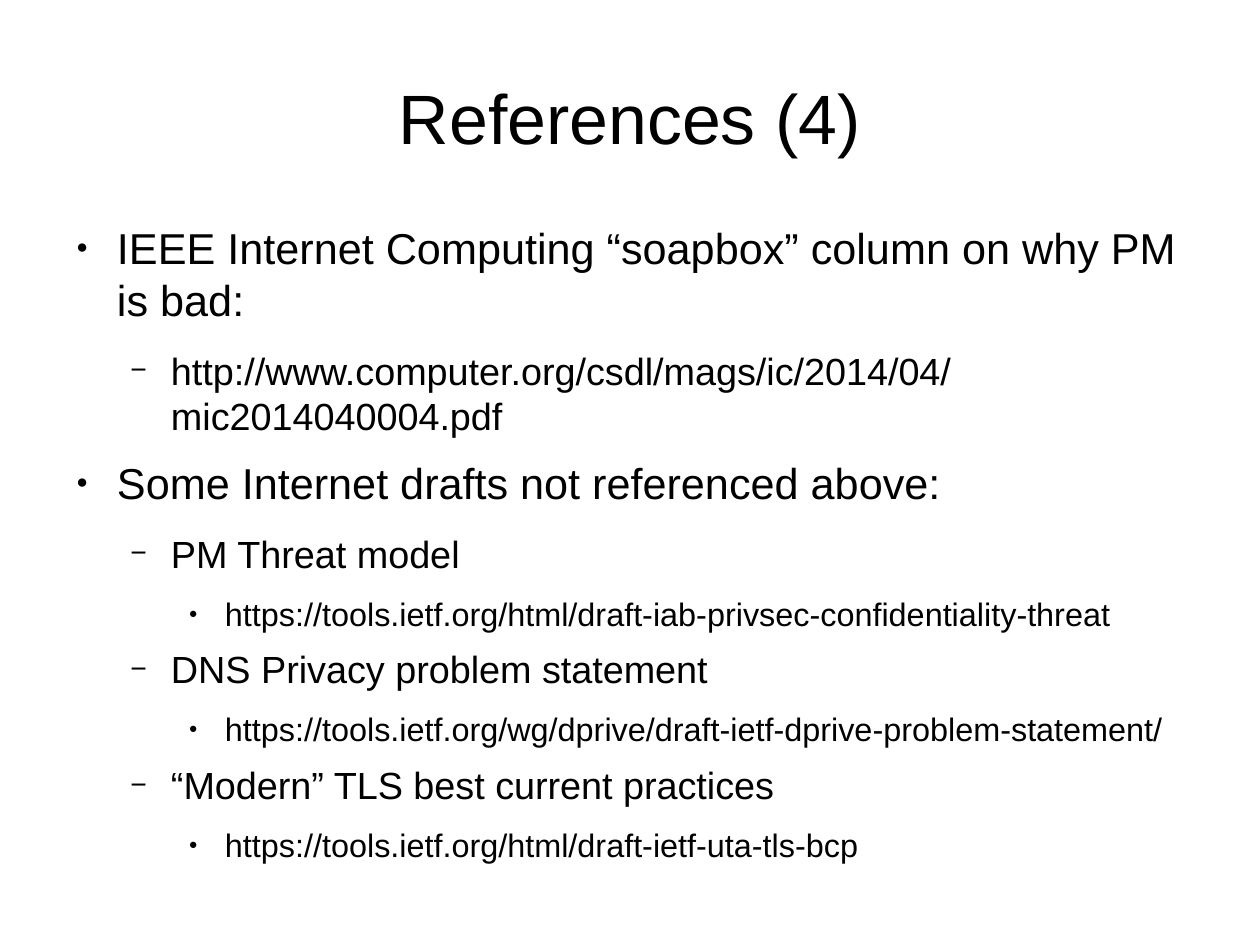
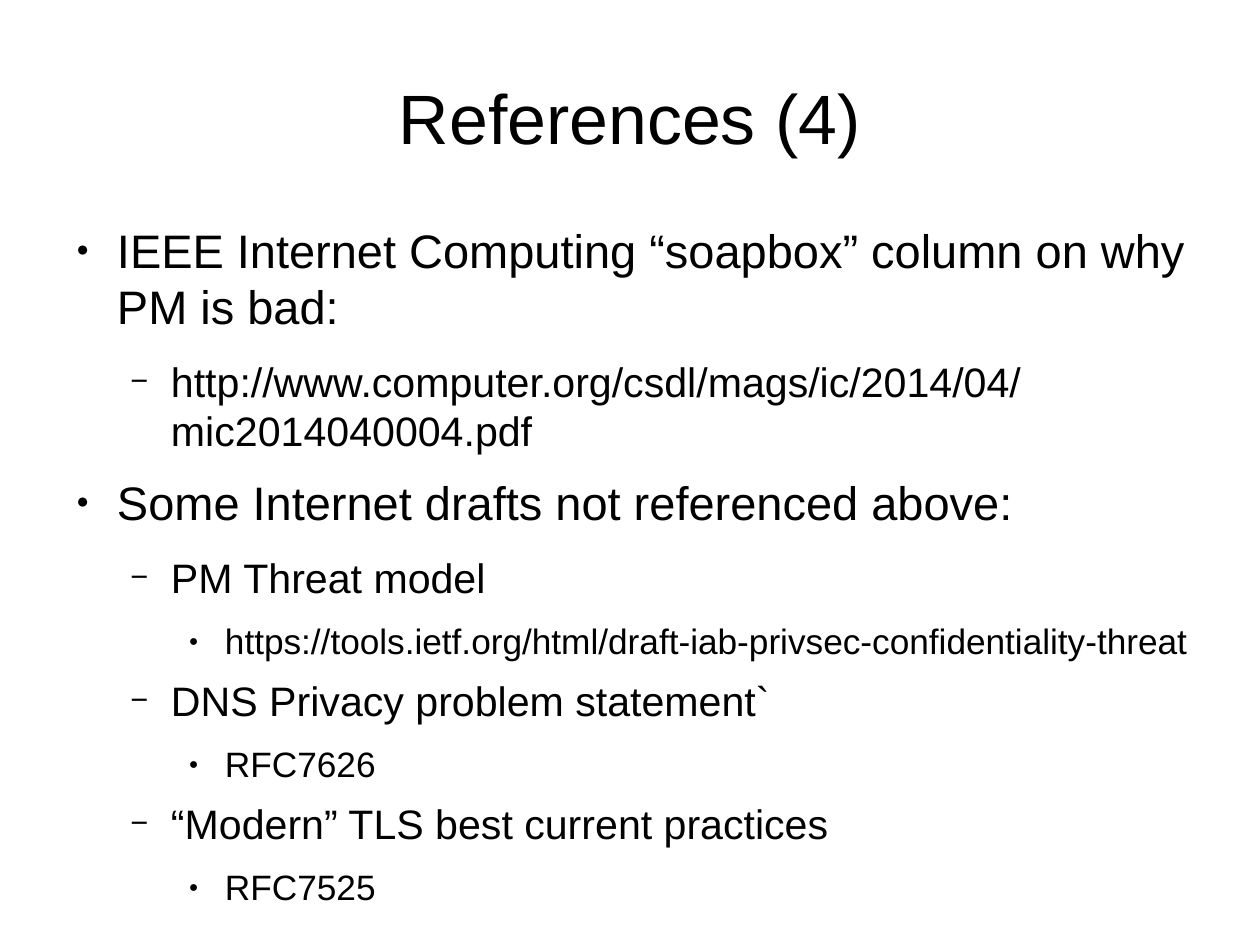
Before and after one commit to sftcd/cs7053, a slide deck: slide 30 of 2016lectures/08-snodownia.odp. Drawn at 1260x945 pixels with LibreOffice and Linux fonts; fonts in the diff are those of the drawing; background and template pictures are left out. Boxes give left, top, right and bottom in pixels: in the first picture for what was removed or moved away, otherwise in the second. Text is boxed around its words. In the diff, an @@ line names an element or a change of style, - is before the commit and + after.

```diff
--- a/2016lectures/08-snodownia.odp
+++ b/2016lectures/08-snodownia.odp
@@ text at (x1=117, y1=234, x2=1187, y2=847): size 27.2 to 29.6 pt in "IEEE Internet Computing “soapbox” column on why ...", "Some Internet drafts not referenced above:"; size 23.8 to 25.9 pt in "http://www.computer.org/csdl/mags/ic/2014/04/mic2014040004.p ...", "PM Threat model", "“Modern” TLS best current practices"; size 20.4 to 22.2 pt in "https://tools.ietf.org/html/draft-iab-privsec-confidentialit ..." @@
@@ text at (x1=225, y1=752, x2=376, y2=778): text changed; size 20.4 to 25.9 pt @@
-  − DNS Privacy problem statement
-    ● https://tools.ietf.org/wg/dprive/draft-ietf-dprive-problem-statement/
+  − DNS Privacy problem statement`
+    ● RFC7626
@@ text at (x1=225, y1=875, x2=376, y2=901): text changed; size 20.4 to 22.2 pt @@
-    ● https://tools.ietf.org/html/draft-ietf-uta-tls-bcp
+    ● RFC7525
```
Also in this commit, not shown: 7 other slides changed, 1 other file.
